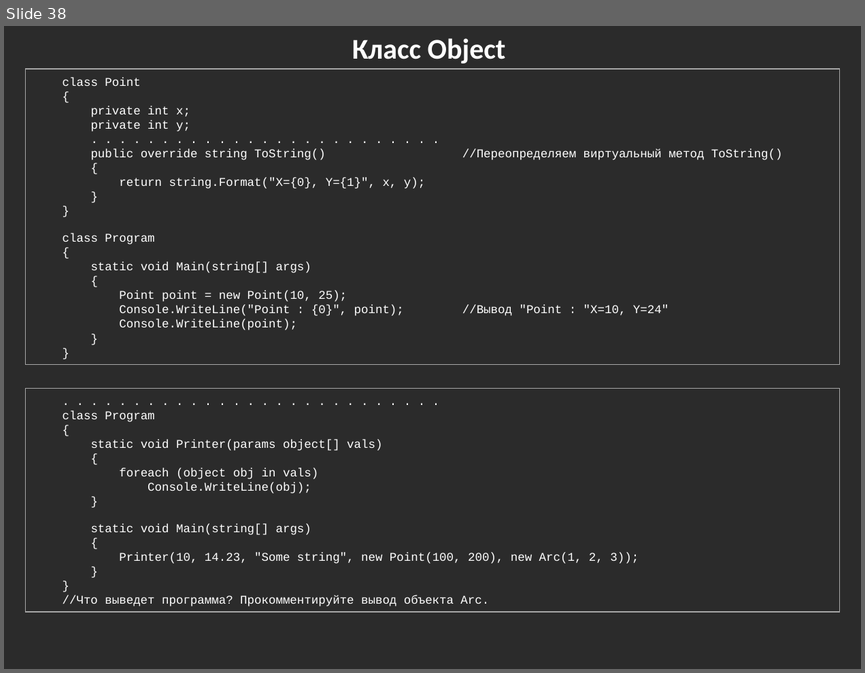
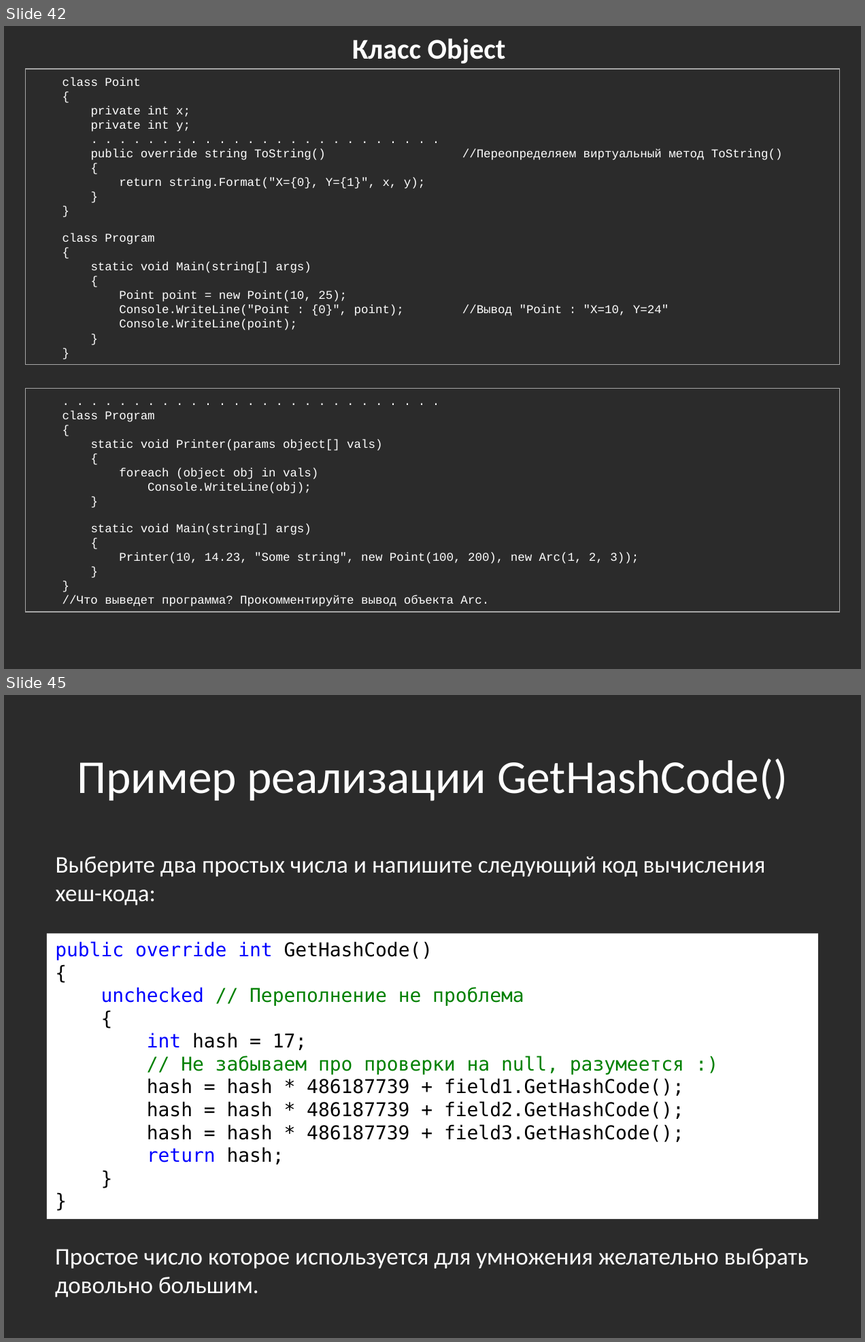
Before and after one commit to bazile/Training, a slide deck: Presentation/lesson-02-oop.pptx. Shown one above the other, each under a label of ours: slide 38 before the commit, slides 42 and 45 after it; the slides between them are not shown. The pictures are 865x673 and 865x1342 pixels, drawn with LibreOffice and Linux fonts; fonts in the diff are those of the drawing; background and template pictures are left out; a plain dark background stands for a picture behind light text. Boxes give left, top, right and bottom in pixels: in the first picture for what was removed or moved away, otherwise in the second. Text is boxed around its words. In the diff, an @@ line names an element or a change of style, - is before the commit and + after.

```diff
--- a/Presentation/lesson-02-oop.pptx
+++ b/Presentation/lesson-02-oop.pptx
@@ slide 45 added at <box>4,695,861,1338</box>, background picture (left out) @@
@@ title added at <box>77,758,787,801</box>, 39.6 pt, text #FFFFFF @@
+Пример реализации GetHashCode()
@@ text added at <box>56,856,766,905</box>, 20 pt, text #FFFFFF @@
+Выберите два простых числа и напишите следующий код вычисления хеш-кода:
@@ rectangle added at <box>47,933,818,1219</box>, fill #FFFFFF, 16 pt, text #000000 @@
+public override int GetHashCode()
+{
+unchecked // Переполнение не проблема
+{
+int hash = 17;
+// Не забываем про проверки на null, разумеется :)
+hash = hash * 486187739 + field1.GetHashCode();
+hash = hash * 486187739 + field2.GetHashCode();
+hash = hash * 486187739 + field3.GetHashCode();
+return hash;
+}
+}
@@ text added at <box>55,1248,808,1297</box>, 20 pt, text #FFFFFF @@
+Простое число которое используется для умножения желательно выбрать довольно большим.
@@ what was slide 38 is now slide 42 @@
```
Also in this commit, not shown: 8 other slides added, 1 other file.
